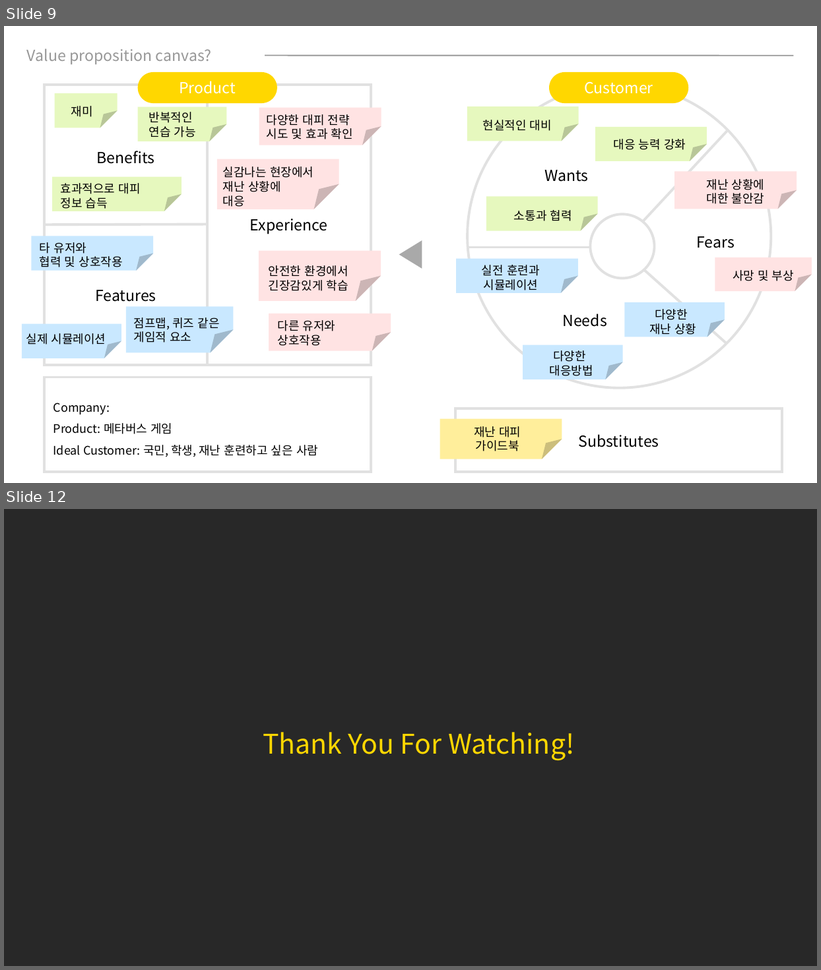
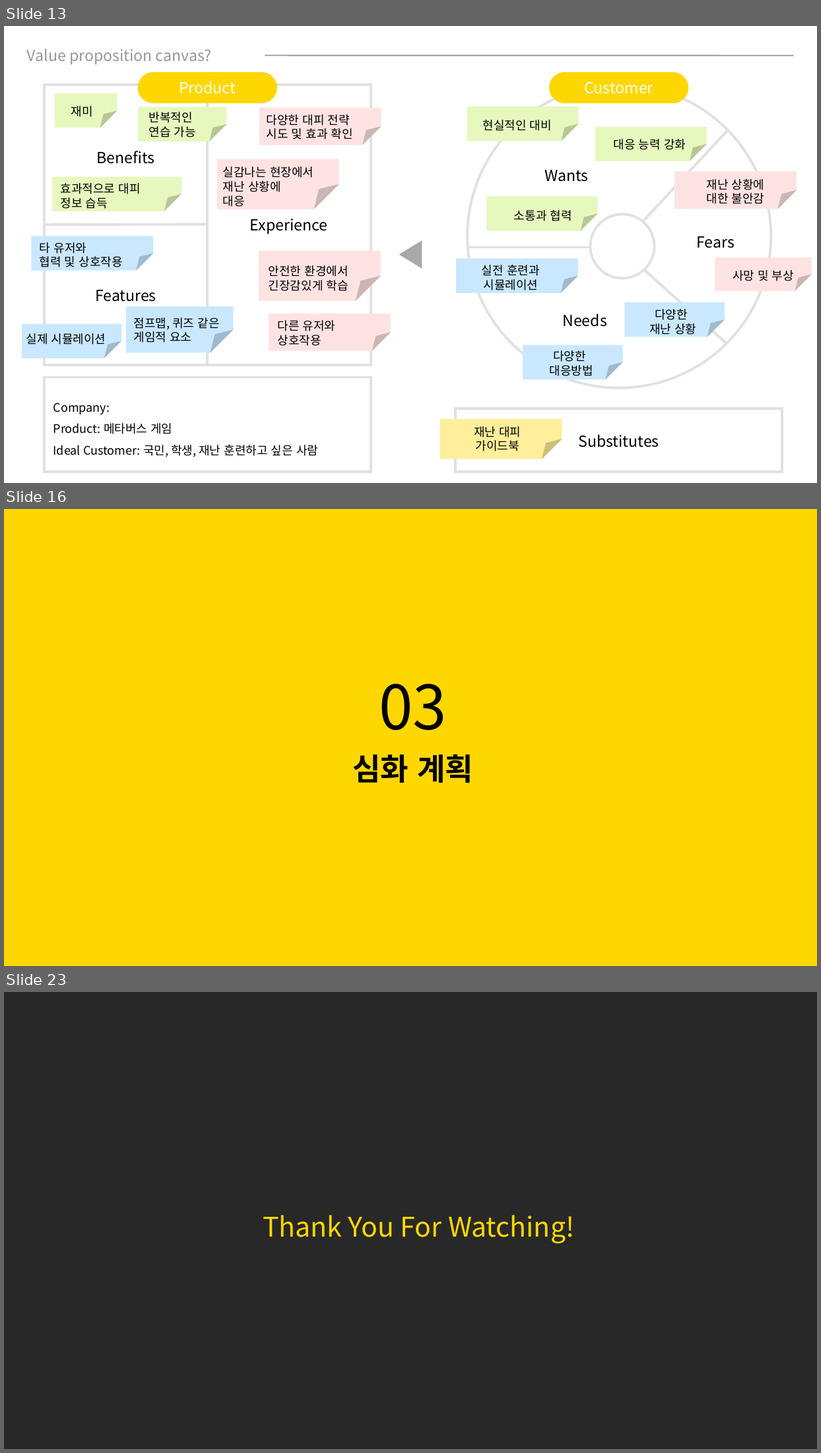
Before and after one commit to Khackathon/k-hackathon, a slide deck: 은아/K-해커톤 ppt.pptx. Shown one above the other, each under a label of ours: slides 9 and 12 before the commit, slides 13, 16 and 23 after it; the slides between them are not shown. The pictures are 821x970 and 821x1453 pixels, drawn with LibreOffice and Linux fonts; fonts in the diff are those of the drawing. Boxes give left, top, right and bottom in pixels: in the first picture for what was removed or moved away, otherwise in the second. Text is boxed around its words. In the diff, an @@ line names an element or a change of style, - is before the commit and + after.

```diff
--- a/은아/K-해커톤 ppt.pptx
+++ b/은아/K-해커톤 ppt.pptx
@@ slide 16 added at <box>4,509,817,966</box>, background #FFD700 @@
@@ text added at <box>379,684,447,731</box>, 72 pt, text #000000 @@
+03
@@ text added at <box>352,755,473,783</box>, 36 pt, text #000000, bold @@
+심화 계획
@@ what was slide 9 is now slide 13 @@
@@ what was slide 12 is now slide 23 @@
```
Also in this commit, not shown: 8 slides changed, 10 other slides added, 2 other files.
